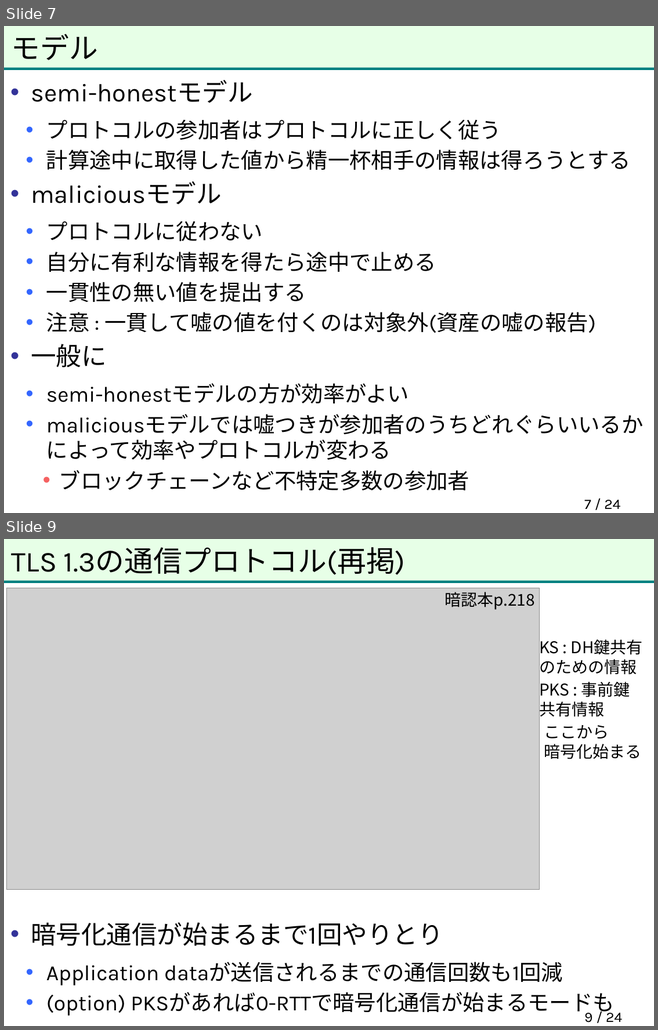
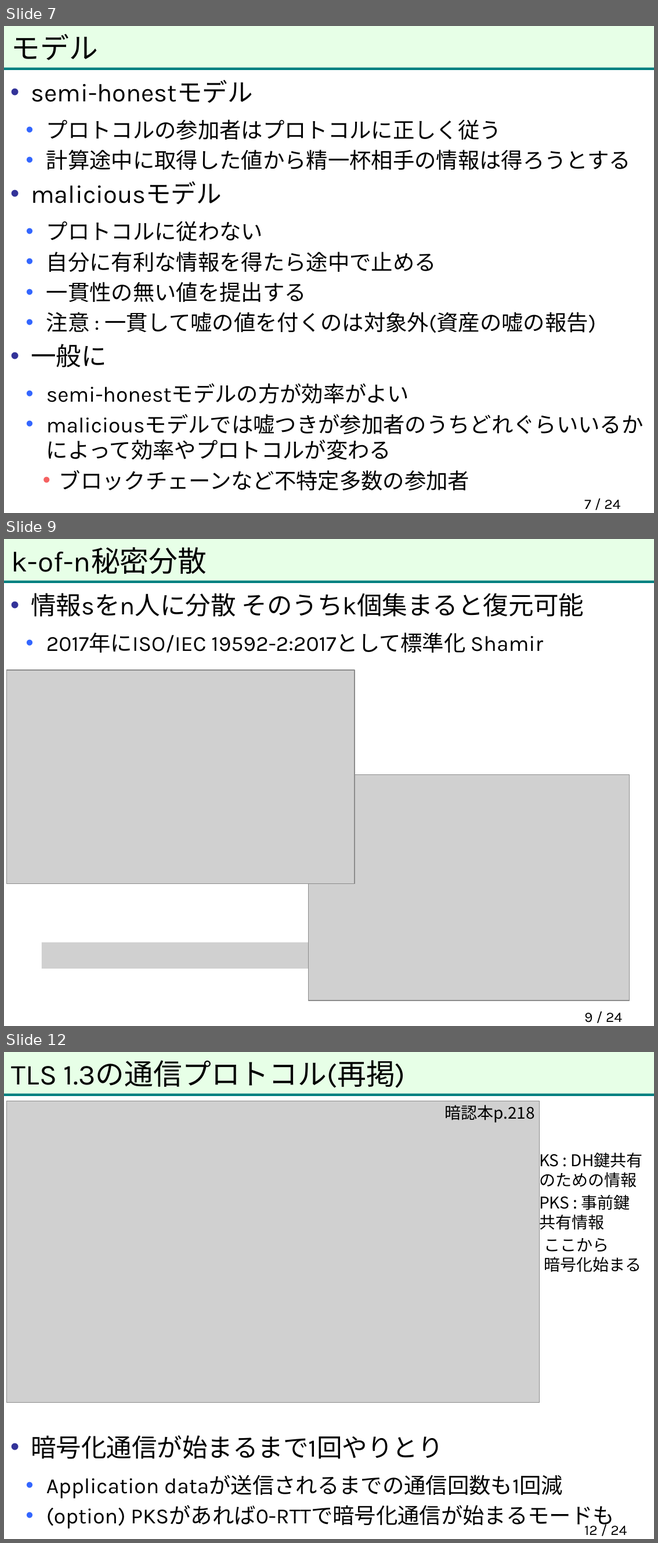
Before and after one commit to herumi/anninbon, a slide deck: lec/anninbon11.pptx. Shown one above the other, each under a label of ours: slides 7 and 9 before the commit, slides 7, 9 and 12 after it; the slides between them are not shown. The pictures are 658x1030 and 658x1543 pixels, drawn with LibreOffice and Linux fonts; fonts in the diff are those of the drawing; grey boxes stand for pictures; background and template pictures are left out. Boxes give left, top, right and bottom in pixels: in the first picture for what was removed or moved away, otherwise in the second. Text is boxed around its words. In the diff, an @@ line names an element or a change of style, - is before the commit and + after.

Commit message:
add vss

```diff
--- a/lec/anninbon11.pptx
+++ b/lec/anninbon11.pptx
@@ slide 9 added at [4,539,654,1026], background #FFFFFF; not listed: 2 template elements that a slide beside it also shows @@
@@ title added at [12,547,206,574], 32 pt, text #000000 @@
+k-of-n秘密分散
@@ text added at [31,593,584,653], 24 pt, text #000000 @@
+• 情報sをn人に分散 そのうちk個集まると復元可能
+  • 2017年にISO/IEC 19592-2:2017として標準化 Shamir
@@ picture added at [6,670,354,884] @@
@@ picture added at [308,775,629,1001] @@
@@ picture added at [42,943,308,968] @@
@@ page number added at [584,1013,622,1023], 16 pt, text #000000 @@
+9 / 24
@@ what was slide 9 is now slide 12 @@
@@ page number at [584,1526,626,1535]: text changed @@
-9 / 24
+12 / 24
```
Also in this commit, not shown: 1 slide changed, 2 other slides added.
